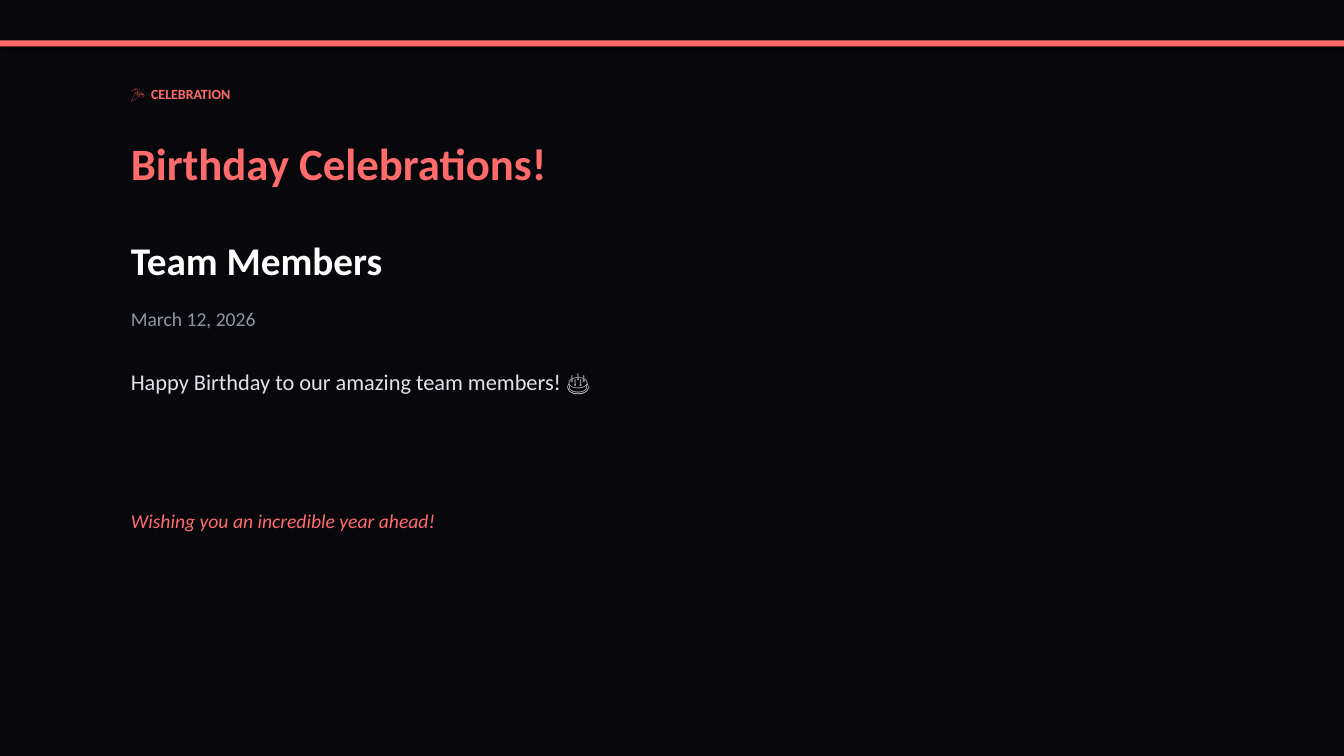
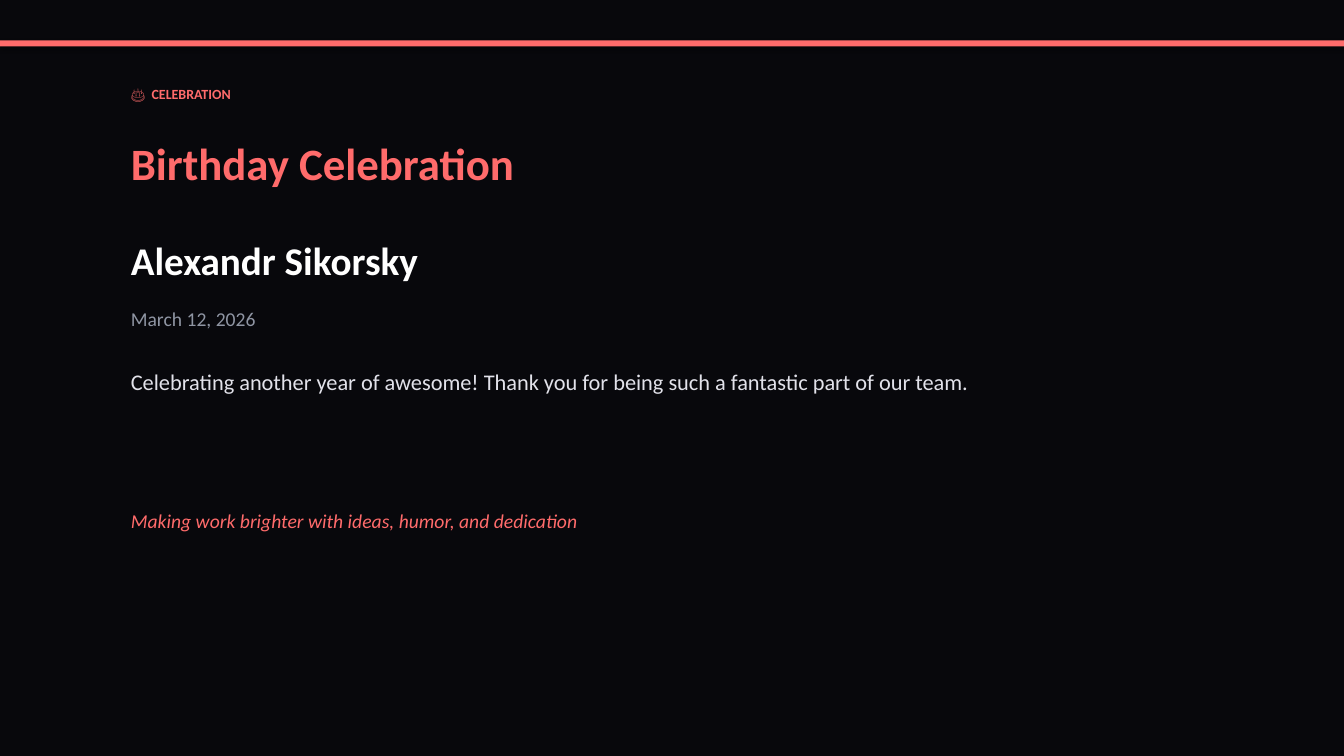
Before and after one commit to liliyagarifullina-maker/appodeal-pulse, a slide deck: slide 2 of data/archive/pulse_2026-03-12.pptx. Drawn at 1344x756 pixels with LibreOffice and Linux fonts; fonts in the diff are those of the drawing. Boxes give left, top, right and bottom in pixels: in the first picture for what was removed or moved away, otherwise in the second. Text is boxed around its words. In the diff, an @@ line names an element or a change of style, - is before the commit and + after.

```diff
--- a/data/archive/pulse_2026-03-12.pptx
+++ b/data/archive/pulse_2026-03-12.pptx
@@ text at [152,90,231,99]: text changed @@
-🎉 CELEBRATION
+🎂 CELEBRATION
@@ text at [131,148,514,187]: text changed @@
-Birthday Celebrations!
+Birthday Celebration
@@ text at [131,247,418,281]: text changed @@
-Team Members
+Alexandr Sikorsky
@@ text at [131,374,967,394]: text changed @@
-Happy Birthday to our amazing team members! 🎂
+Celebrating another year of awesome! Thank you for being such a fantastic part of our team.
@@ text at [131,514,577,532]: text changed @@
-Wishing you an incredible year ahead!
+Making work brighter with ideas, humor, and dedication
```
Also in this commit, not shown: 5 other slides changed, 12 slides added, 3 slides removed, 2 other files.
